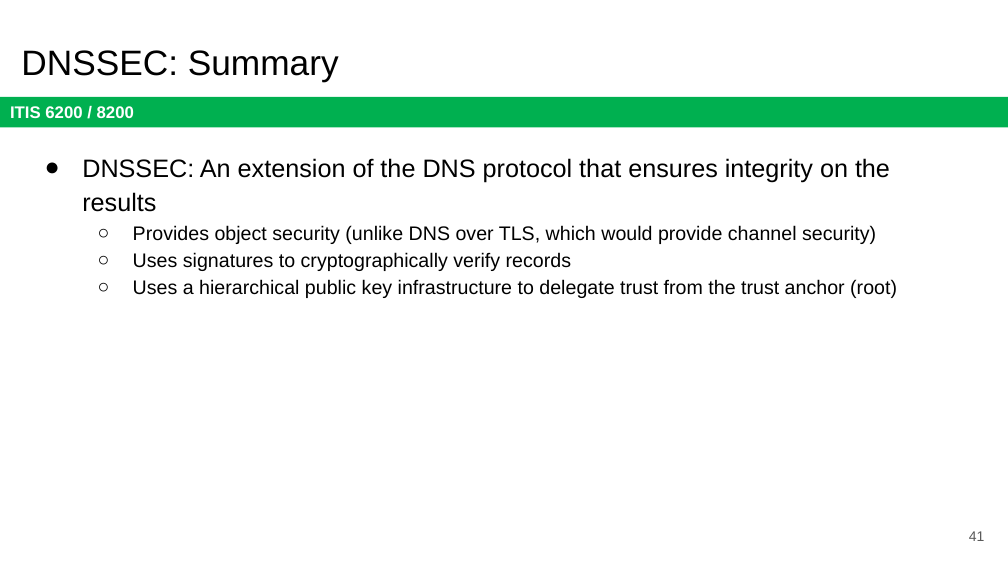
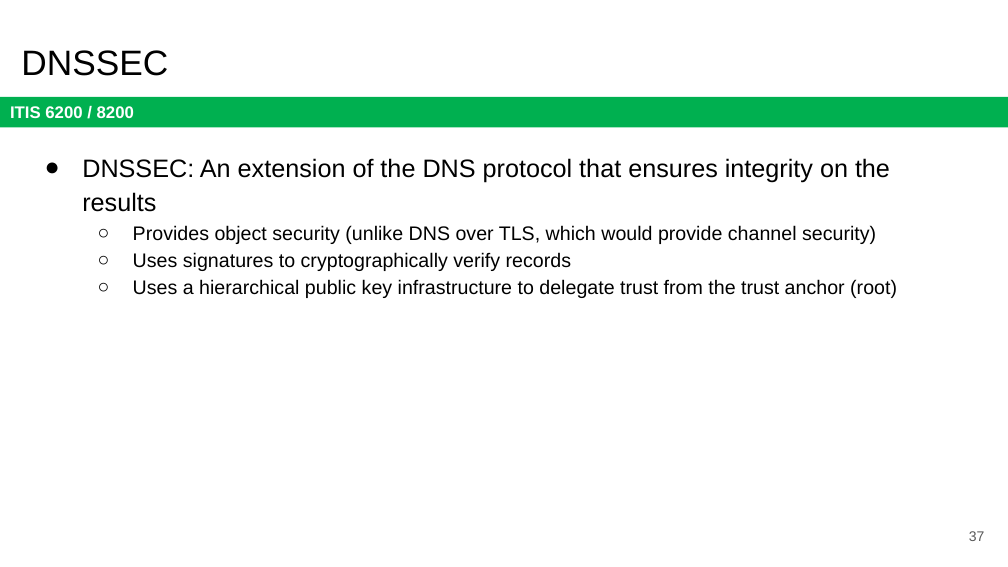
Before and after one commit to jx5c/github.io, a slide deck: slide 37 of teaching/ITIS6200/2023fa/lectures/lec15.ARP.pptx (slide 41 before the commit). Drawn at 1008x567 pixels with LibreOffice and Linux fonts; fonts in the diff are those of the drawing. Boxes give left, top, right and bottom in pixels: in the first picture for what was removed or moved away, otherwise in the second. Text is boxed around its words. In the diff, an @@ line names an element or a change of style, - is before the commit and + after.

```diff
--- a/teaching/ITIS6200/2023fa/lectures/lec15.ARP.pptx
+++ b/teaching/ITIS6200/2023fa/lectures/lec15.ARP.pptx
@@ title at (21, 50, 168, 76): text changed @@
-DNSSEC: Summary
+DNSSEC
@@ page number at (969, 531, 985, 541): text changed @@
-41
+37
```
Also in this commit, not shown: 5 other slides changed, 4 slides removed.
